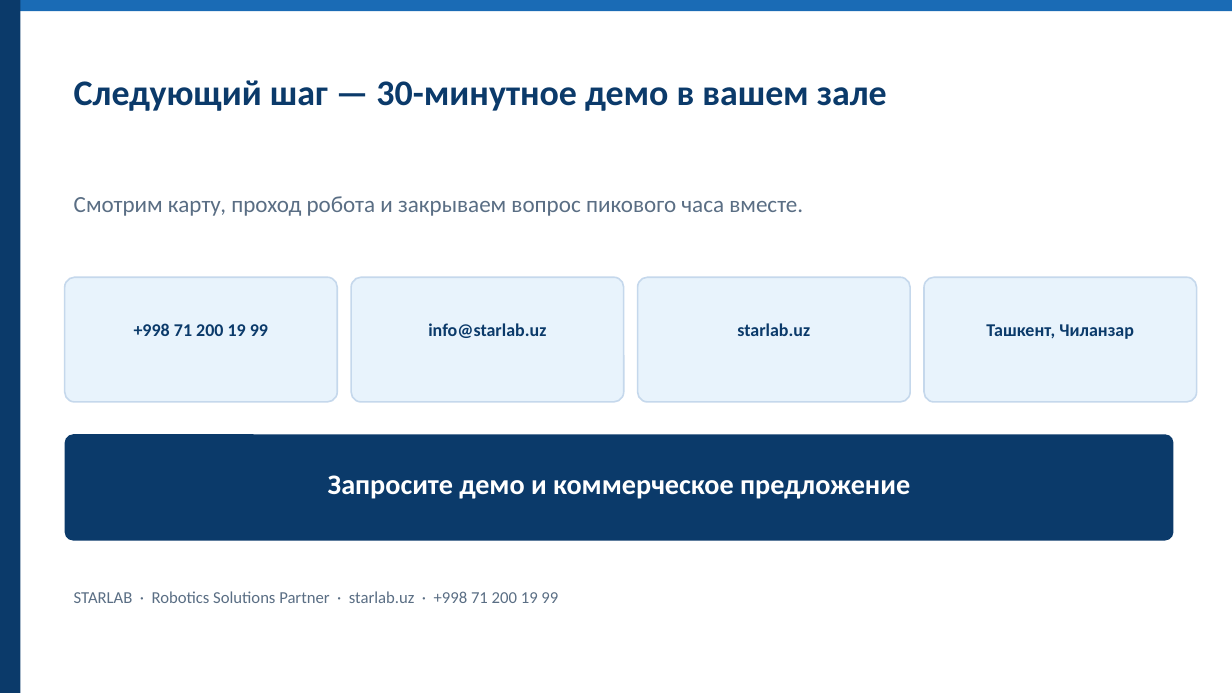
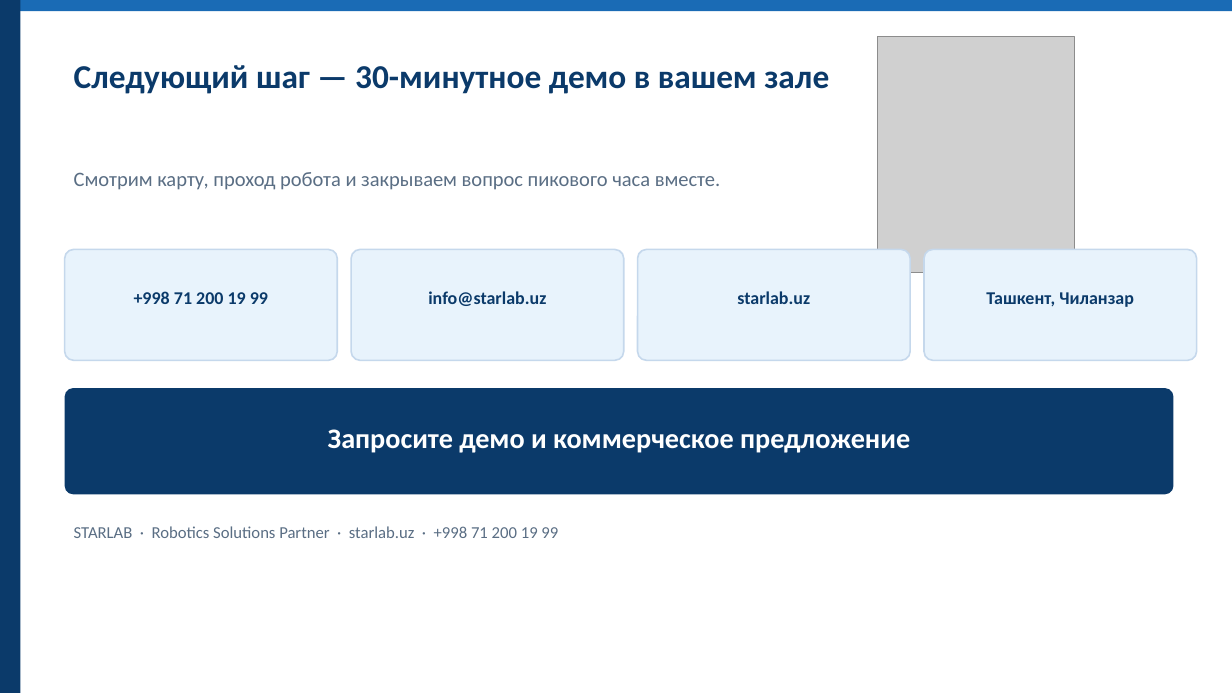
Before and after one commit to Musobek0809/moliya-bot, a slide deck: slide 15 of presentations/ROBOSANT_Restoran_RU.pptx. Drawn at 1232x693 pixels with LibreOffice and Linux fonts; fonts in the diff are those of the drawing; grey boxes stand for pictures. Boxes give left, top, right and bottom in pixels: in the first picture for what was removed or moved away, otherwise in the second. Text is boxed around its words. In the diff, an @@ line names an element or a change of style, - is before the commit and + after.

```diff
--- a/presentations/ROBOSANT_Restoran_RU.pptx
+++ b/presentations/ROBOSANT_Restoran_RU.pptx
@@ text "Следующий шаг — 30-минутное демо ..." moved from (x1=74, y1=80, x2=887, y2=111) to (x1=74, y1=65, x2=829, y2=94) @@
@@ text "Следующий шаг — 30-минутное демо ..." at (x1=74, y1=65, x2=829, y2=94): size 28 to 26 pt @@
@@ picture added at (x1=878, y1=37, x2=1074, y2=273) @@
@@ text "Смотрим карту, проход робота и ..." moved from (x1=74, y1=196, x2=803, y2=216) to (x1=74, y1=172, x2=721, y2=190) @@
@@ text "Смотрим карту, проход робота и ..." at (x1=74, y1=172, x2=721, y2=190): size 18 to 16 pt @@
@@ rounded rectangle resized from (x1=65, y1=277, x2=337, y2=402) to (x1=65, y1=250, x2=337, y2=360) @@
@@ rounded rectangle resized from (x1=351, y1=277, x2=624, y2=402) to (x1=351, y1=250, x2=624, y2=360) @@
@@ rounded rectangle resized from (x1=638, y1=277, x2=910, y2=402) to (x1=638, y1=250, x2=910, y2=360) @@
@@ rounded rectangle resized from (x1=924, y1=277, x2=1197, y2=402) to (x1=924, y1=250, x2=1197, y2=360) @@
@@ 4 texts moved together from (x1=134, y1=323, x2=1134, y2=339) to (x1=134, y1=291, x2=1134, y2=307) @@
@@ rounded rectangle moved from (x1=65, y1=434, x2=1174, y2=541) to (x1=65, y1=388, x2=1174, y2=494) @@
@@ text "Запросите демо и коммерческое предложение" moved from (x1=328, y1=475, x2=910, y2=499) to (x1=328, y1=429, x2=910, y2=453) @@
@@ text "STARLAB · Robotics Solutions Partner ..." moved from (x1=74, y1=591, x2=558, y2=603) to (x1=74, y1=526, x2=558, y2=538) @@
```
Also in this commit, not shown: 6 other slides changed, 29 other files.
